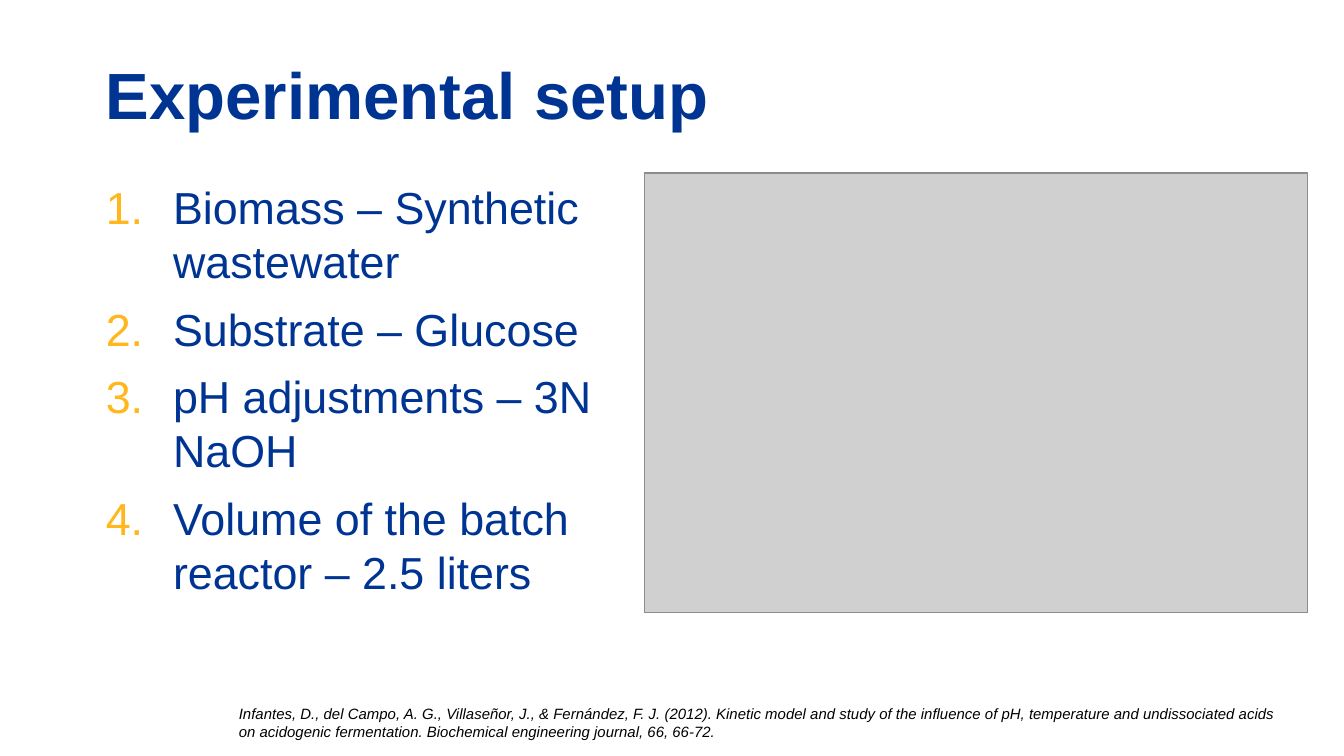
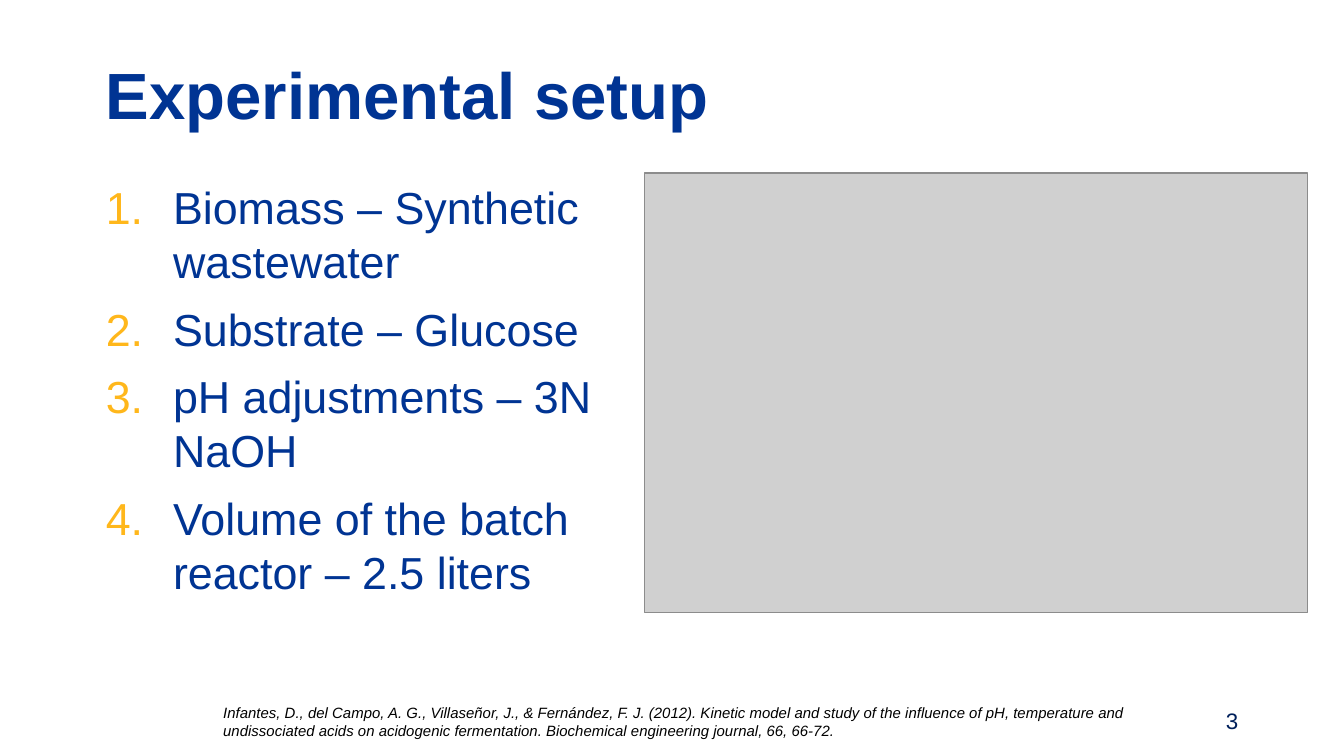
Before and after one commit to LAA147/Project2, a slide deck: slide 3 of Presentation_Lakshmi.pptx. Drawn at 1344x756 pixels with LibreOffice and Linux fonts; fonts in the diff are those of the drawing; grey boxes stand for pictures; background and template pictures are left out. Boxes give left, top, right and bottom in pixels: in the first picture for what was removed or moved away, otherwise in the second. Text is boxed around its words. In the diff, an @@ line names an element or a change of style, - is before the commit and + after.

```diff
--- a/Presentation_Lakshmi.pptx
+++ b/Presentation_Lakshmi.pptx
@@ text "Infantes, D., del Campo, A. ..." rewrapped from (x1=239, y1=708, x2=1274, y2=740) to (x1=223, y1=707, x2=1123, y2=739) @@
@@ page number added at (x1=1226, y1=713, x2=1238, y2=730), 12 pt, text #00205B @@
+3
```
Also in this commit, not shown: 10 other slides changed.
